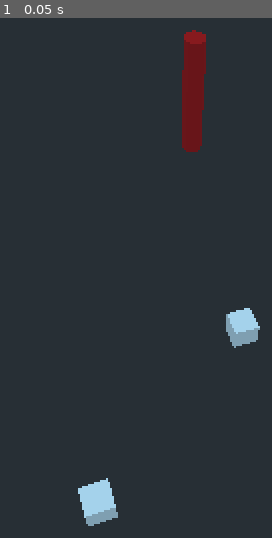
Above: before the commit, frame 1.
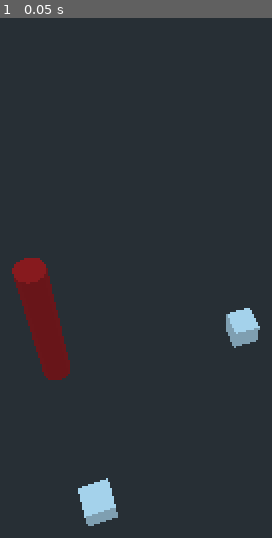
Above: after the commit, the same moment.

Repository: danreeves/keep-it-alive
Game: Godot game, scene res://entities/Game.tscn
The game is run twice, just before and just after one commit, with the same random seed, the same clock (stepped at 60 frames per second) and the same inputs.
Inputs:
- Up to frame 1 (0.05 s): no input

The runs differ from the first frame. In frame 1, 4.5% of the frame differs, in the area x 4-76%, y 2-70%.

Commit message:
pick up and put down objects

Diff:
--- a/entities/Game.tscn
+++ b/entities/Game.tscn
@@ -14,7 +14,7 @@
 far = 299.9
 
 [node name="Player" parent="." instance=ExtResource( 1 )]
-transform = Transform( 1, 0, 0, 0, 1, 0, 0, 0, 1, 8.689, 0, -6.433 )
+transform = Transform( 1, 0, 0, 0, 1, 0, 0, 0, 1, -0.233377, 0, 4.34358 )
 
 [node name="Condo" parent="." instance=ExtResource( 2 )]
 transform = Transform( 1, 0, 0, 0, 1, 0, 0, 0, 1, 13.335, 0, 5.27 )
--- a/entities/Interactable.gd
+++ b/entities/Interactable.gd
@@ -3,26 +3,39 @@
 var ray_length = 1000
 
 var picking_up = false
-var is_colliding = false
 
 var world = null
 var player = null
 var camera = null
 
+func is_colliding():
+	return self.translation.distance_to(player.translation) < 1.5
+
 func _ready() -> void:
 	world = get_parent()
 	player = world.find_node("Player")
 	camera = world.find_node("Camera")
+	add_to_group("Interactables")
 
-func _process(delta: float) -> void:
-	if picking_up and is_colliding and not is_picked_up():
+func _process(_delta: float) -> void:
+	if picking_up and is_colliding() and not is_picked_up():
 		if not player.is_holding_item:
+			# When picking up an item cancel player movement
+			# Clean up old nav colliders
+			for enemy in get_tree().get_nodes_in_group("pathing-colliders"):
+				enemy.queue_free()
+			player.go_to = null
 			call_deferred("reparent", self, player)
 		else:
 			picking_up = false
 	if not picking_up and is_picked_up():
+		# When dropping an item cancel player movement
+		# Clean up old nav colliders
+		for enemy in get_tree().get_nodes_in_group("pathing-colliders"):
+			enemy.queue_free()
+		player.go_to = null
+		call_deferred("reparent", self, player)
 		call_deferred("reparent", self, world)
-		is_colliding = true
 
 func _input(event):
 	if event is InputEventMouseButton:
@@ -41,20 +54,13 @@
 	return get_parent() == player
 
 func reparent(node, new_parent):
+	var global_position = to_global(node.translation)
 	node.get_parent().remove_child(node)
 	new_parent.add_child(node)
 	if new_parent == world:
-		node.translation = player.translation + Vector3(1,2,0)
+		node.translation = global_position
 		node.translation.y = 0
 		player.drop()
 	else:
-		node.translation = Vector3(1,2,0)
+		node.translation = Vector3(0, 2, -1)
 		player.pickup()
-
-func _on_Area_body_entered(body: Node) -> void:
-	if body == player:
-		is_colliding = true
-
-func _on_Area_body_exited(body: Node) -> void:
-	if body == player:
-		is_colliding = false
--- a/entities/Interactable.tscn
+++ b/entities/Interactable.tscn
@@ -10,5 +10,3 @@
 [node name="CollisionShape" type="CollisionShape" parent="."]
 transform = Transform( 1, 0, 0, 0, 1, 0, 0, 0, 1, 0, 1, 0 )
 shape = SubResource( 1 )
-[connection signal="body_entered" from="." to="." method="_on_Area_body_entered"]
-[connection signal="body_exited" from="." to="." method="_on_Area_body_exited"]
--- a/entities/Player.gd
+++ b/entities/Player.gd
@@ -18,7 +18,8 @@
 	if go_to:
 		var move = (go_to - get_translation())
 		# @TODO: maybe has a minimum speed
-		var linear_velocity = move_and_slide(move * 50 * delta)
+		var _linear_velocity = move_and_slide(move * 50 * delta)
+		look_at(go_to, Vector3(0,1,0))
 
 func _input(event):
 	if event is InputEventMouseButton:
@@ -26,8 +27,17 @@
 			var camera = get_parent().find_node("Camera")
 			var from = camera.project_ray_origin(event.position)
 			var to = from + camera.project_ray_normal(event.position) * ray_length
-			var collision = get_world().direct_space_state.intersect_ray(from, to)
+			var collide_with_bodies = true
+			var collide_with_area = true
+			var collision = get_world().direct_space_state.intersect_ray(from, to, [], 0x7FFFFFFF, collide_with_bodies, collide_with_area)
 			if not collision.empty():
+				var is_interactable = collision.collider.is_in_group("Interactables")
+				if is_interactable:
+					var is_picked_up = collision.collider.is_picked_up()
+					var is_colliding = collision.collider.is_colliding()
+					if is_picked_up or is_colliding:
+						return
+
 				go_to = collision.position
 				go_to.y = 0
 
Not shown, changed: debug.log
